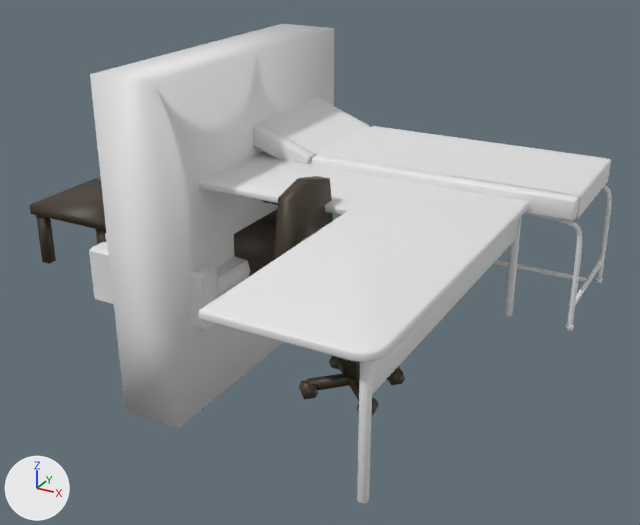
The FBX model ECOE sim/Assets/Art/Environment/Furniture/Furniture.fbx as it was, and as the next commit left it.
Rendered twice from a 50 mm lens placed at (4.09, -5.72, 2.95), pointed at (1.16, -0.38, 0.28). Arrows for +X, +Y and +Z are at lower left; the lights stay in place. The older version comes first. Where no turn or scale is listed for an object, it has been applied to the vertices. Vertices at exactly the same position are counted once.

The first picture shows 'Curpboard', 'DesktopChair', 'DesktopClinic', 'Drawer', 'SmallTable', 'Sofa', 'Stretcher '.
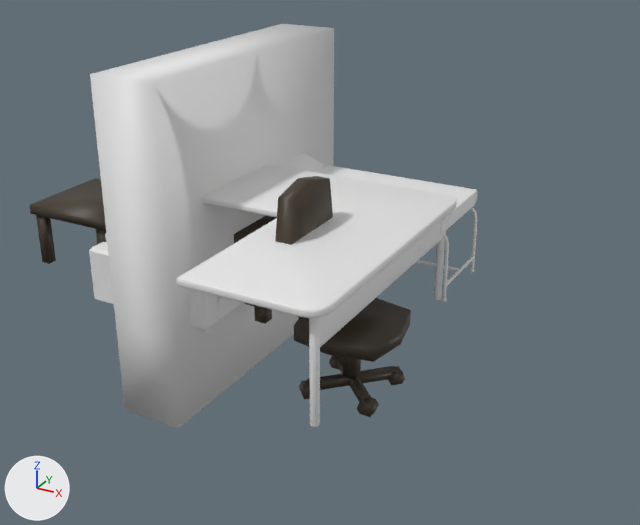
Pixel boxes [x1, y1, x2, y2] of what changed, in the pictures (640 x 525 px; the box of a moved part takes in the faces that stretch with it):
'DesktopClinic', reshaped (16% narrower, 25% shorter)
    before: [198, 151, 530, 504]
    after: [177, 164, 457, 428]
'Stretcher ', reshaped
    before: [253, 98, 612, 331]
    after: [276, 153, 478, 302]
part 1 of me_desktop_001, moved or reshaped
    before: [372, 220, 518, 394]
    after: [320, 221, 442, 347]
part 2 of me_desktop_001, moved or reshaped
    before: [357, 361, 373, 504]
    after: [309, 317, 320, 428]
part 3 of me_desktop_001, moved or reshaped
    before: [504, 216, 522, 316]
    after: [434, 216, 447, 300]
part 4 of me_desktop_001, moved or reshaped
    before: [198, 151, 530, 363]
    after: [177, 164, 457, 318]
part 5 of me_cube, moved or reshaped
    before: [312, 126, 611, 221]
    after: [324, 165, 478, 233]
part 6 of me_cube, moved or reshaped (mostly hidden afterwards)
    before: [253, 98, 370, 164]
    after: [300, 153, 324, 167]
part 7 of me_cube, moved or reshaped (mostly hidden afterwards)
    before: [493, 260, 587, 283]
    after: [416, 260, 460, 271]
part 8 of me_cube, moved or reshaped
    before: [575, 259, 604, 305]
    after: [447, 256, 474, 286]
part 9 of me_cube, moved or reshaped
    before: [595, 185, 612, 284]
    after: [470, 208, 477, 273]
part 10 of me_cube, moved or reshaped (mostly hidden afterwards)
    before: [524, 213, 582, 331]
    after: [442, 234, 449, 302]
part 11 of me_cube, moved or reshaped
    before: [280, 100, 610, 218]
    after: [276, 154, 475, 230]
'Drawer', unchanged, covered by the edit
    before: [234, 209, 277, 277]
    after: [234, 216, 276, 324]

Edits to the bpy script that builds the scene:
```text
Change me_cube:
    used by ob_stretcher; location = (0.0, 0.0, 0.0)
    remove me_cube.from_pydata(...)  # 1874 vertices, 1868 faces; spans x -0.17..2.98, y -0.09..0.98, z -0.01..1.27
    add me_cube.from_pydata(...)  # 1874 vertices, 1868 faces; spans x -0.12..2.03, y -0.07..0.7, z -0.01..0.86
    me_cube part 5: the loose piece of 56 vertices spanning x 0.91..2.91, y -0.09..0.98, z 0.83..0.99 is scaled about the mesh origin by (0.681, 0.719, 0.681)
    me_cube part 6: the loose piece of 56 vertices spanning x 0.06..0.9, y -0.09..0.98, z 0.84..1.27 is scaled about the mesh origin by (0.681, 0.719, 0.681)
    me_cube part 7: the loose piece of 72 vertices spanning x 0.02..2.95, y 0.45..0.49, z 0.17..0.2 is scaled about the mesh origin by 0.681
    me_cube part 8: the loose piece of 144 vertices spanning x 2.93..2.97, y 0.0..0.9, z 0.17..0.2 is scaled about the mesh origin by 0.681
    me_cube part 9: the loose piece of 588 vertices spanning x -0.01..2.98, y 0.88..0.93, z -0.01..0.84 is scaled about the mesh origin by 0.681
    me_cube part 10: the loose piece of 588 vertices spanning x -0.01..2.98, y -0.02..0.02, z -0.01..0.84 is scaled about the mesh origin by 0.681
    me_cube part 11: the loose piece of 226 vertices spanning x -0.17..2.92, y -0.03..0.93, z 0.45..1.27 is scaled about the mesh origin by 0.681
    other edits to the shape of me_cube do not show in these pictures
Change me_desktop_001:
    used by ob_desktopclinic; location = (0.0, 0.0, 0.0)
    remove me_desktop_001.from_pydata(...)  # 598 vertices, 541 faces; spans x -0.12..2.61, y -2.5..0.13, z 0.0..0.92
    add me_desktop_001.from_pydata(...)  # 598 vertices, 541 faces; spans x -0.11..2.06, y -2.02..0.12, z 0.0..0.8
    me_desktop_001 part 1: the loose piece of 80 vertices spanning x 2.5..2.52, y -2.39..-0.02, z 0.61..0.87 is scaled about its middle by (0.96, 0.797, 0.96), then moved by (-0.55, 0.24, -0.12)
    me_desktop_001 part 2: the loose piece of 96 vertices spanning x 2.48..2.54, y -2.42..-2.35, z 0.0..0.87 is scaled about its middle by (0.96, 0.96, 0.858), then moved by (-0.55, 0.48, -0.06)
    me_desktop_001 part 3: the loose piece of 96 vertices spanning x 2.48..2.54, y -0.03..0.03, z 0.0..0.87 is scaled about its middle by (0.96, 0.96, 0.858), then moved by (-0.55, 0.0, -0.06)
    me_desktop_001 part 4: 198 of 598 vertices moved; they spanned x -0.12..2.61, y -2.5..0.13, z 0.86..0.92 and now span x -0.11..2.06, y -2.02..0.12, z 0.73..0.8; mean shift (-0.28, 0.12, -0.12); largest move (2.58, -2.44, 0.91) -> (2.03, -1.96, 0.79)
    other edits to the shape of me_desktop_001 do not show in these pictures
```
